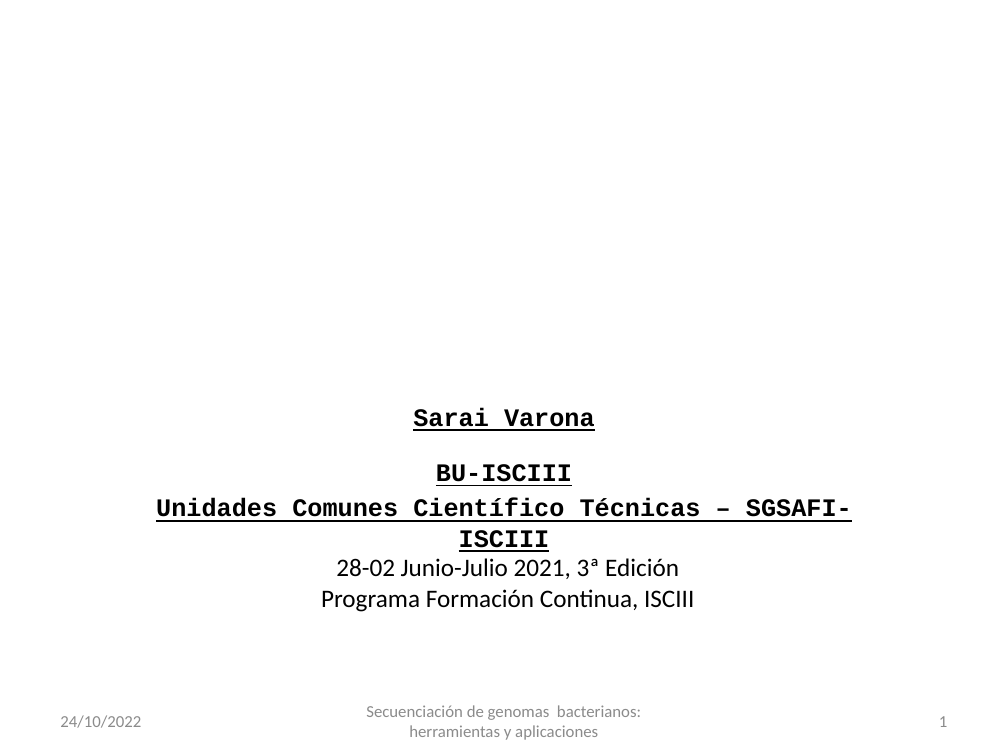
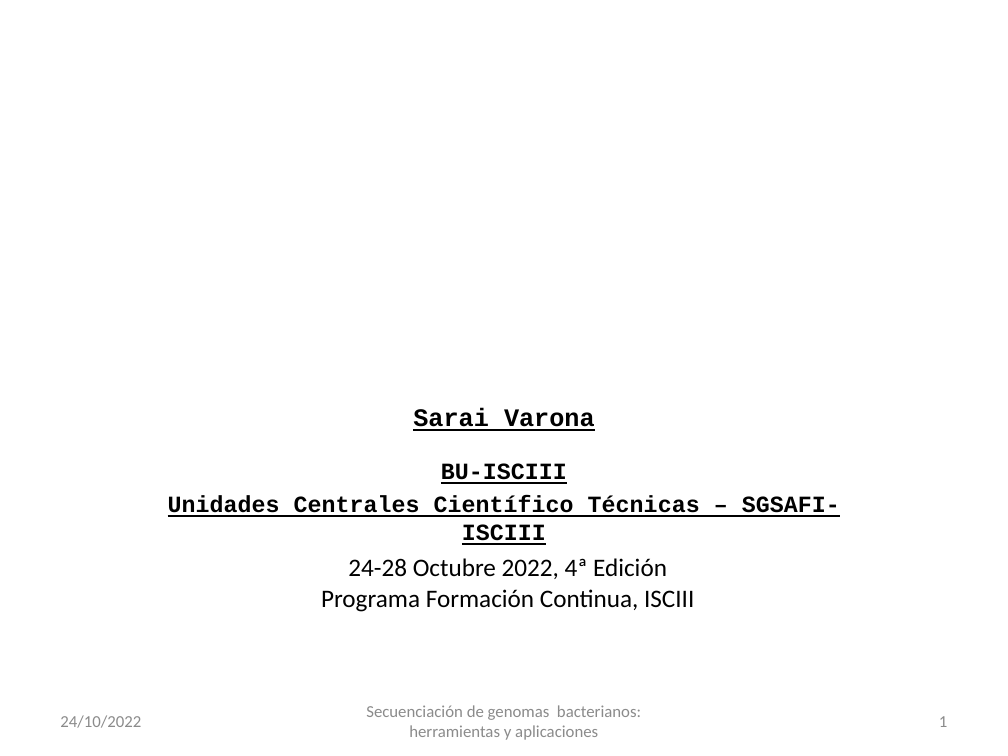
Before and after one commit to BU-ISCIII/curso_brotes_bacterianos_ngs, a slide deck: slide 1 of slides/talk2/curso_SeqGenBac_session1.2_linux.pptx. Drawn at 1008x756 pixels with LibreOffice and Linux fonts; fonts in the diff are those of the drawing; background and template pictures are left out. Boxes give left, top, right and bottom in pixels: in the first picture for what was removed or moved away, otherwise in the second. Text is boxed around its words. In the diff, an @@ line names an element or a change of style, - is before the commit and + after.

```diff
--- a/slides/talk2/curso_SeqGenBac_session1.2_linux.pptx
+++ b/slides/talk2/curso_SeqGenBac_session1.2_linux.pptx
@@ subtitle at (441,463,567,484): size 18 to 16.6 pt in "BU-ISCIII" @@
@@ subtitle at (168,495,840,545): text changed; size 18 to 16.6 pt @@
-Unidades Comunes Científico Técnicas – SGSAFI-ISCIII
+Unidades Centrales Científico Técnicas – SGSAFI-ISCIII
@@ text at (348,558,667,579): text changed @@
-28-02 Junio-Julio 2021, 3ª Edición
+24-28 Octubre 2022, 4ª Edición
```
Also in this commit, not shown: 1 other file.
